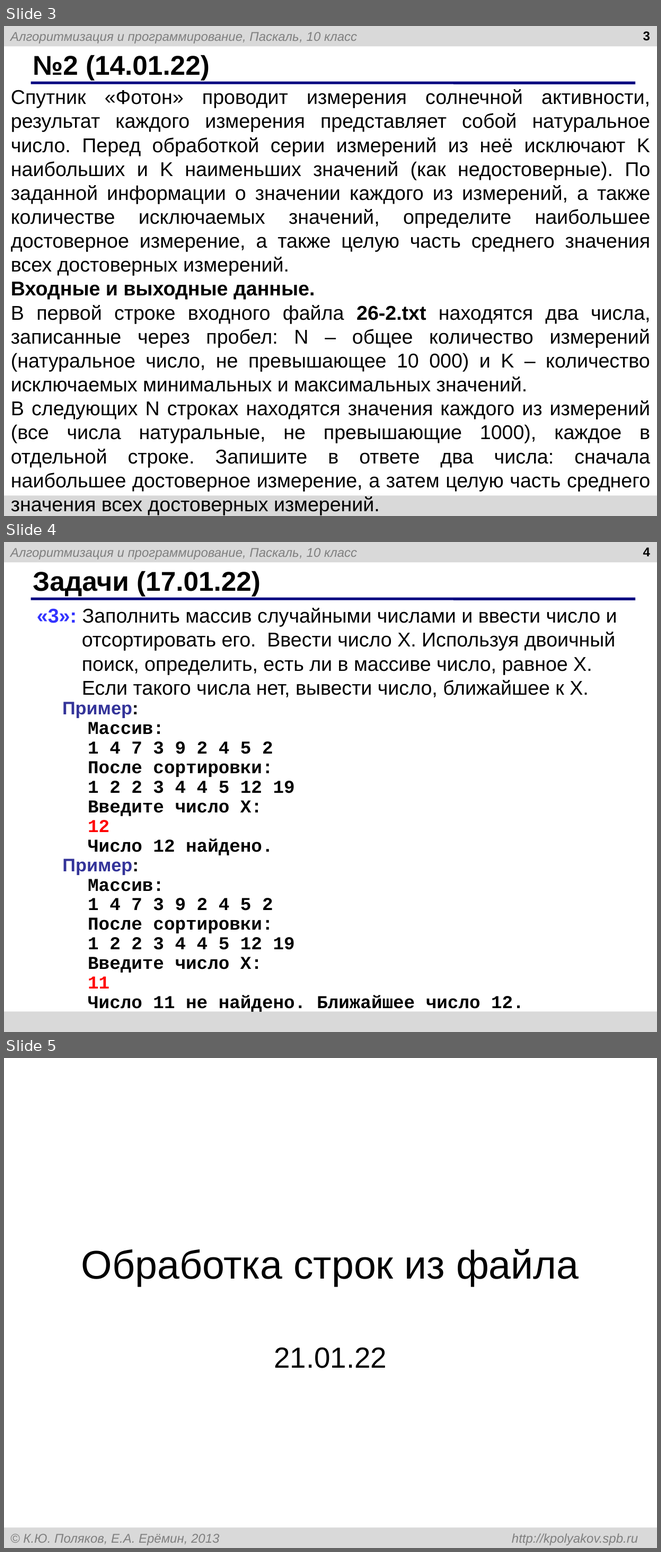
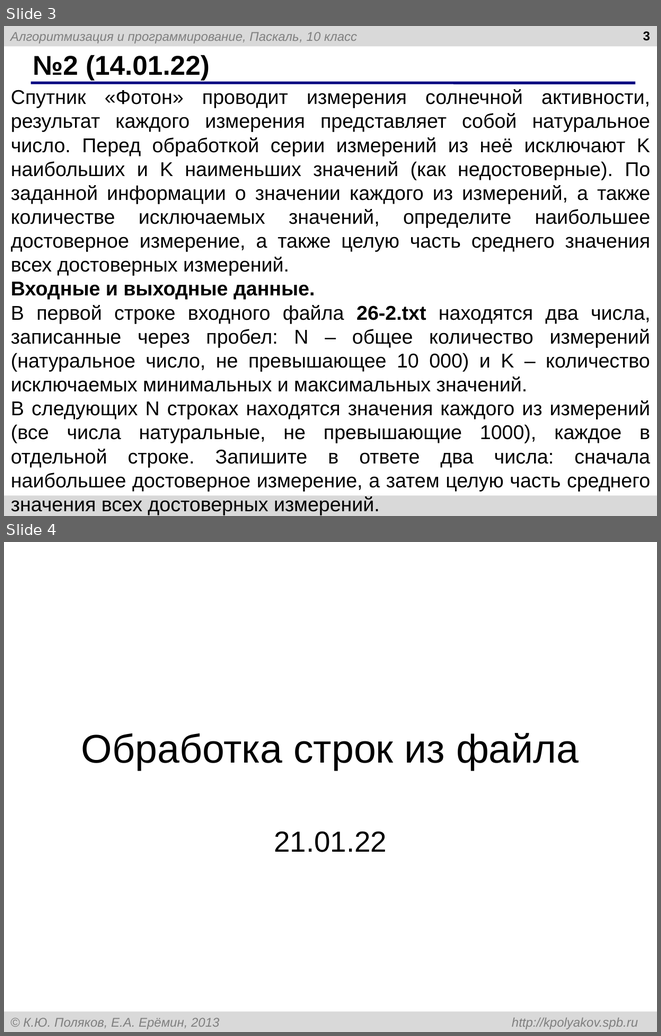
Before and after one commit to myrzh/ict-homework, a slide deck: grade10/quarter3/temp_pptx.pptx. Shown one above the other, each under a label of ours: slides 3, 4 and 5 before the commit, slides 3 and 4 after it. The pictures are 661x1552 and 661x1036 pixels, drawn with LibreOffice and Linux fonts; fonts in the diff are those of the drawing. Boxes give left, top, right and bottom in pixels: in the first picture for what was removed or moved away, otherwise in the second. Text is boxed around its words. In the diff, an @@ line names an element or a change of style, - is before the commit and + after.

```diff
--- a/grade10/quarter3/temp_pptx.pptx
+++ b/grade10/quarter3/temp_pptx.pptx
@@ slide 4 removed at (4,542,657,1032), background #FFFFFF; not listed: 3 template elements that a slide beside it also shows @@
@@ page number removed at (643,547,650,556) @@
-4
@@ title removed at (33,571,261,596) @@
-Задачи (17.01.22)
@@ text removed at (37,608,617,1012) @@
-«3»: Заполнить массив случайными числами и ввести число и отсортировать его. Ввести число X. Используя двоичный поиск, определить, есть ли в массиве число, равное X. Если такого числа нет, вывести число, ближайшее к X.
-Пример:
-Массив:
-1 4 7 3 9 2 4 5 2
-После сортировки:
-1 2 2 3 4 4 5 12 19
-Введите число X:
-12
-Число 12 найдено.
-Пример:
-Массив:
-1 4 7 3 9 2 4 5 2
-После сортировки:
-1 2 2 3 4 4 5 12 19
-Введите число X:
-11
-Число 11 не найдено. Ближайшее число 12.
@@ what was slide 5 is now slide 4 @@
```
Also in this commit, not shown: 1 other file.
